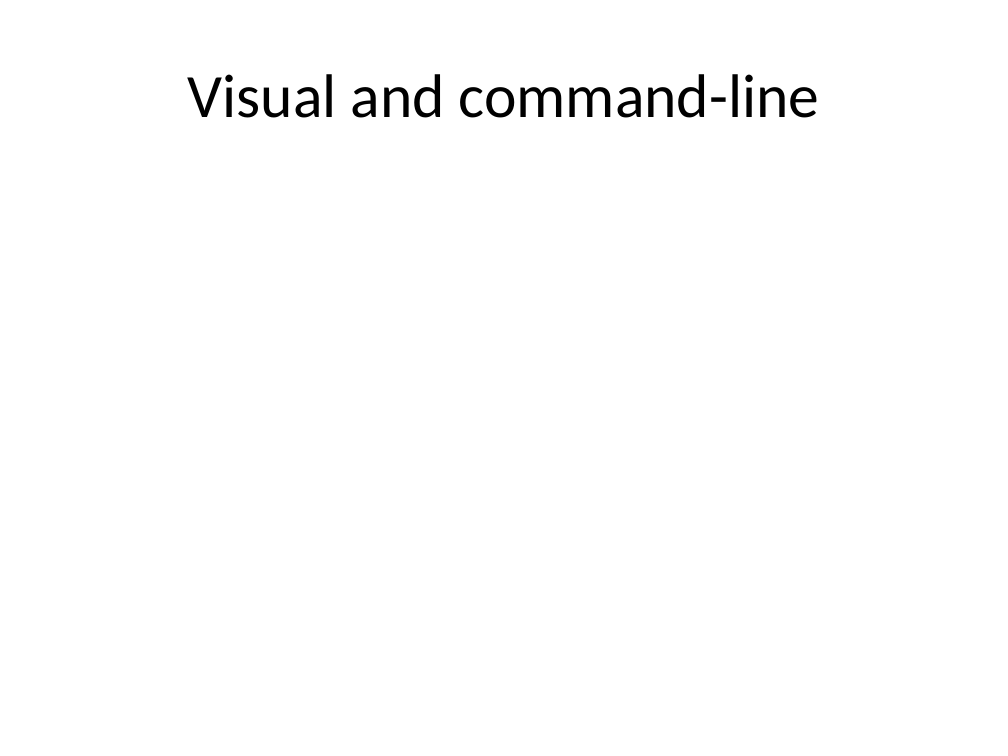
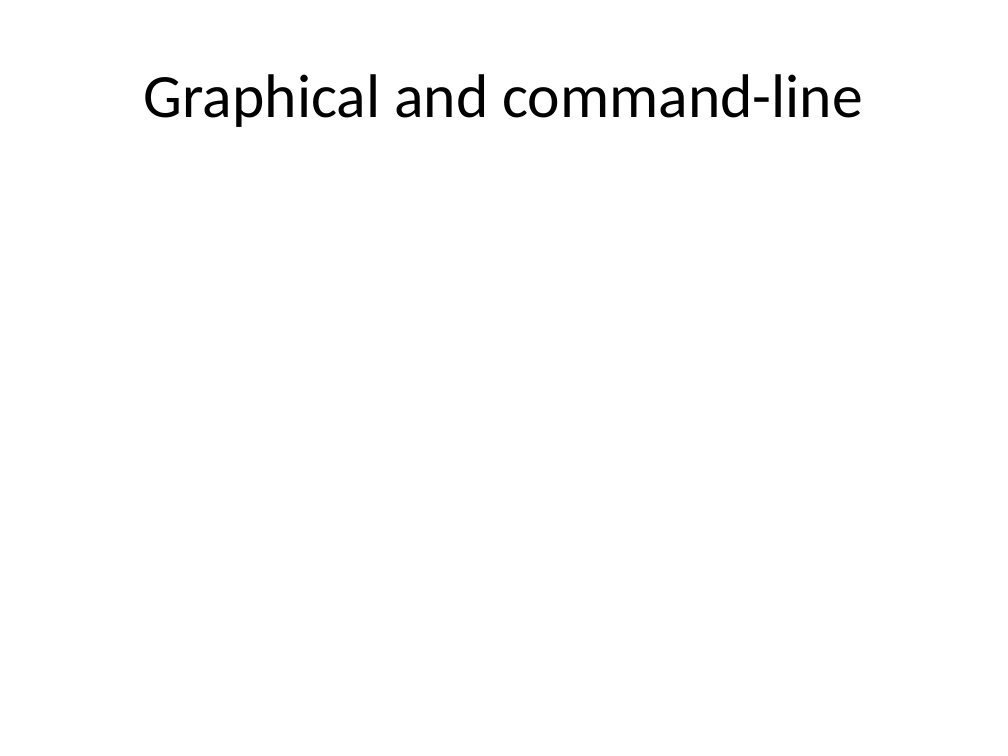
Before and after one commit to rvosa/ngs-workflows, a slide deck: slide 16 of doc/slides/day1/session2/NGSdata.pptx (slide 13 before the commit). Drawn at 1008x756 pixels with LibreOffice and Linux fonts; fonts in the diff are those of the drawing. Boxes give left, top, right and bottom in pixels: in the first picture for what was removed or moved away, otherwise in the second. Text is boxed around its words. In the diff, an @@ line names an element or a change of style, - is before the commit and + after.

Commit message:
updated slides

```diff
--- a/doc/slides/day1/session2/NGSdata.pptx
+++ b/doc/slides/day1/session2/NGSdata.pptx
@@ title at bbox=[144, 74, 862, 127]: text changed @@
-Visual and command-line
+Graphical and command-line
```
Also in this commit, not shown: 1 other slide changed, 3 slides added, 2 other files.
